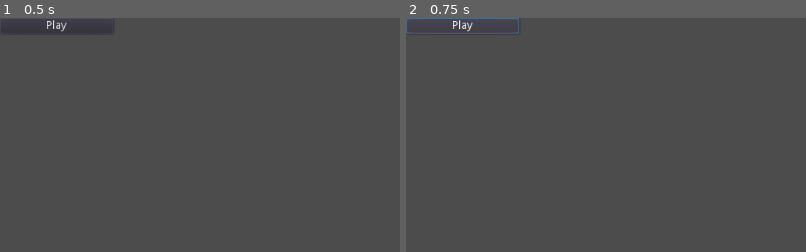
Above: before the commit, frames 1-2 (left to right).
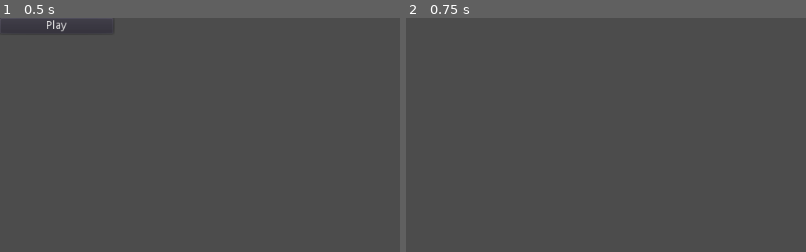
Above: after the commit, the same moments.

Repository: tenmetresam225/Knife-to-a-Gunfight
Game: Godot game, scene res://Main Menu.tscn
Two runs of this game, one before a commit and one after it. Both use one fixed random seed, a clock stepped at 60 frames per second and the inputs below. Before the commit the project has no main scene; this scene is started directly in both runs.
Inputs:
- Up to frame 1 (0.5 s): no input
- Up to frame 2 (0.75 s): click "Play" at 0.5 s
The pictures show only the part of the screen within x 0-50%, y 0-50%; the shares and areas given below are measured in that part.

Frame 1 is identical in both runs. In frame 2, 0.4% of the frame differs, in the area x 0-29%, y 0-7%.

Commit message:
Menu Works now

Diff:
--- a/6/ChangeScene.gd
+++ b/6/ChangeScene.gd
@@ -1,9 +1,5 @@
 extends Button
 
-
-# Declare member variables here. Examples:
-# var a = 2
-# var b = "text"
 
 
 # Called when the node enters the scene tree for the first time.
@@ -17,4 +13,4 @@
 
 
 func _on_Button_pressed():
-	pass # Replace with function body.
+	get_tree().change_scene("res://Game.tscn")
--- a/6/project.godot
+++ b/6/project.godot
@@ -11,6 +11,7 @@
 [application]
 
 config/name="Knife to a Gunfight"
+run/main_scene="res://Main Menu.tscn"
 config/icon="res://icon.png"
 
 [physics]
